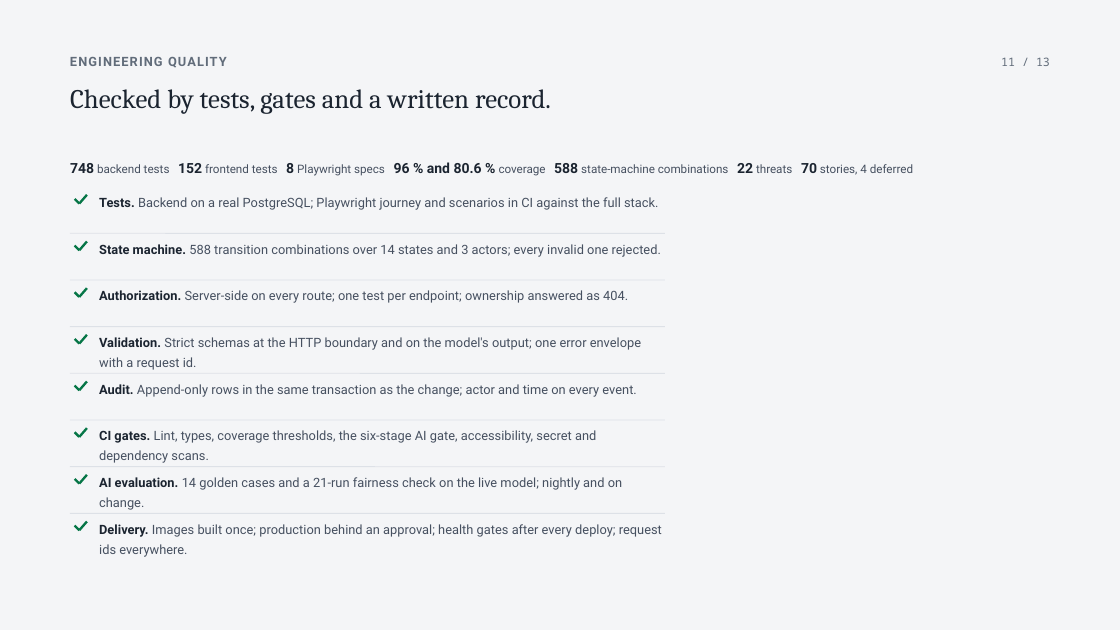
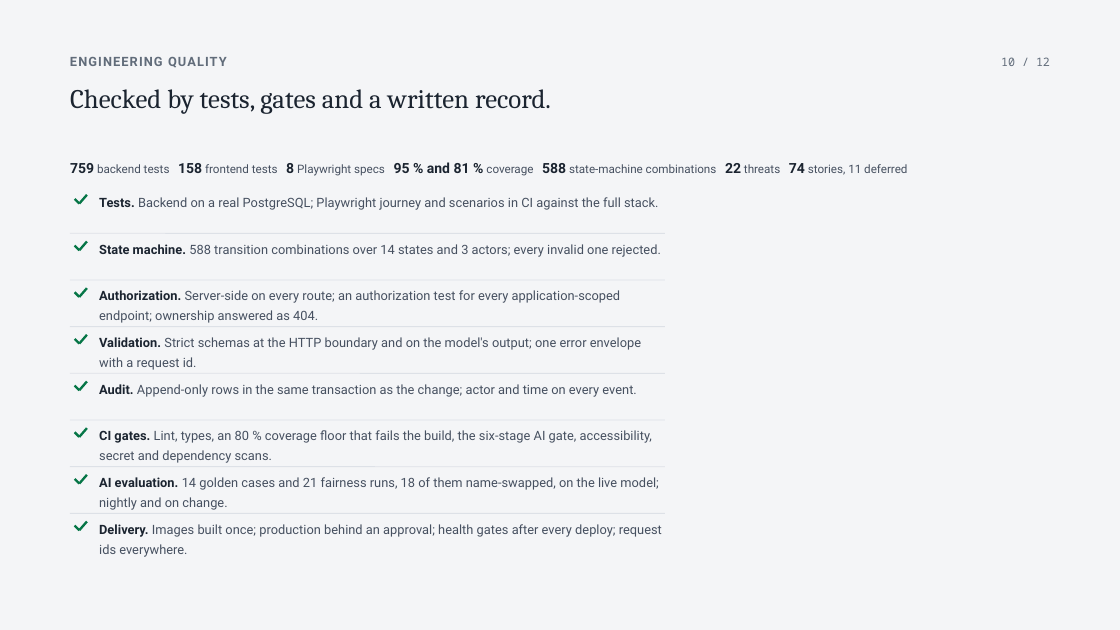
Before and after one commit to SuhaasNv/permitflow, a slide deck: slide 10 of docs/13-debrief/pitch-deck/PermitFlow-pitch.pptx (slide 11 before the commit). Drawn at 1120x630 pixels with LibreOffice and Linux fonts; fonts in the diff are those of the drawing. Boxes give left, top, right and bottom in pixels: in the first picture for what was removed or moved away, otherwise in the second. Text is boxed around its words. In the diff, an @@ line names an element or a change of style, - is before the commit and + after.

```diff
--- a/docs/13-debrief/pitch-deck/PermitFlow-pitch.pptx
+++ b/docs/13-debrief/pitch-deck/PermitFlow-pitch.pptx
@@ text at bbox=[1001, 57, 1050, 66]: text changed @@
-11 / 13
+10 / 12
@@ text at bbox=[70, 162, 907, 176]: text changed @@
-748 backend tests 152 frontend tests 8 Playwright specs 96 % and 80.6 % coverage 588 state-machine combinations 22 threats 70 stories, 4 deferred
+759 backend tests 158 frontend tests 8 Playwright specs 95 % and 81 % coverage 588 state-machine combinations 22 threats 74 stories, 11 deferred
@@ text at bbox=[99, 290, 621, 323]: text changed @@
-Authorization. Server-side on every route; one test per endpoint; ownership answered as 404.
+Authorization. Server-side on every route; an authorization test for every application-scoped endpoint; ownership answered as 404.
@@ text at bbox=[99, 430, 652, 463]: text changed @@
-CI gates. Lint, types, coverage thresholds, the six-stage AI gate, accessibility, secret and dependency scans.
+CI gates. Lint, types, an 80 % coverage floor that fails the build, the six-stage AI gate, accessibility, secret and dependency scans.
@@ text at bbox=[99, 477, 659, 510]: text changed @@
-AI evaluation. 14 golden cases and a 21-run fairness check on the live model; nightly and on change.
+AI evaluation. 14 golden cases and 21 fairness runs, 18 of them name-swapped, on the live model; nightly and on change.
```
Also in this commit, not shown: 8 other slides changed, 1 slide added, 2 slides removed, 10 other files.
